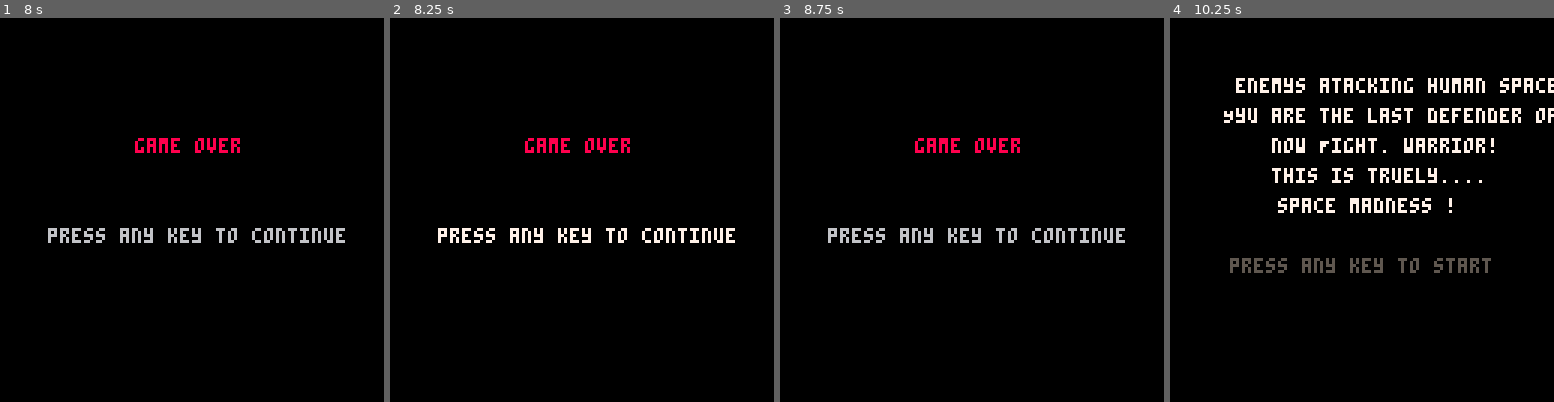
Above: before the commit, frames 1-4 (left to right).
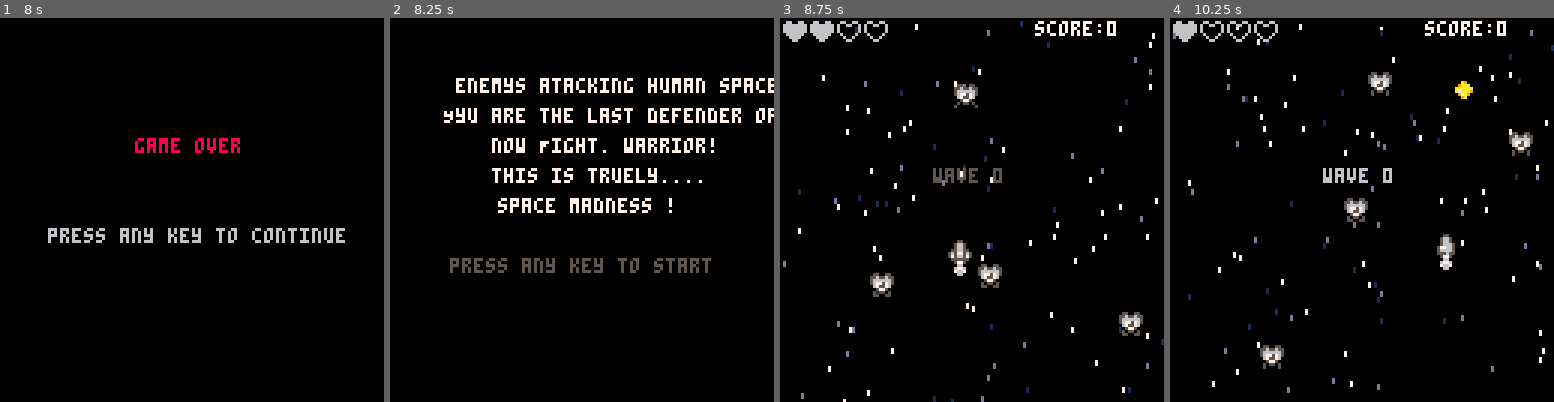
Above: after the commit, the same moments.

Repository: thorty/pico8_shmup
Game: PICO-8 cartridge myshmup2.p8
The game is run twice, just before and just after one commit, with the same random seed, the same clock (stepped at 60 frames per second) and the same inputs.
Inputs:
- Up to frame 1 (8 s): tap X (X key) at 0.33, 1.07, 1.85, 2.97, 4.08, 5.2, 6.32, 7.43 s; tap O (Z key) at 0.7, 1.7, 2.1, 2.5, 2.9, 3.3, 3.7, 4.1, 4.5, 4.9, 5.3, 5.7, 6.1, 6.5, 6.9, 7.3, 7.7 s; hold Right 1.6-2.1 s; hold Up 2.15-2.42 s; hold Right 2.47-3.03 s; hold Left 3.08-3.58 s; hold Down 3.63-3.97 s; hold Right 4.02-4.68 s; hold Up 4.73-5.03 s; hold Left 5.08-5.68 s; hold Down 5.73-6.03 s; hold Right 6.08-6.58 s; hold Right 6.63-7.13 s; hold Up 7.18-7.45 s; hold Right from 7.5 s (still down)
- Up to frame 2 (8.25 s): release Right at 8.07 s; tap O (Z key) at 8.1 s; hold Left from 8.12 s (still down)
- Up to frame 3 (8.75 s): tap O (Z key) at 8.5 s; tap X (X key) at 8.55 s; release Left at 8.62 s; hold Down from 8.67 s (still down)
- Up to frame 4 (10.25 s): tap O (Z key) every 0.4 s from 8.9 to 10.1 s; release Down at 9 s; hold Right 9.05-9.72 s; tap X (X key) at 9.67 s; hold Up 9.77-10.07 s; hold Left from 10.12 s (still down)

Frame 1 is identical in both runs. In frame 2, 7.9% of the frame differs, in the area x 12-100%, y 15-67%; in frame 3, 5.7%; in frame 4, 9.8%, in the area x 0-100%, y 0-98%.

Commit message:
cleanup and optimization

Diff:
--- a/game.lua
+++ b/game.lua
@@ -1,7 +1,6 @@
 function startgame()
 
 	t=0
-	screentime=60
 	ship={}
 	ship.sp=2
 	ship.y=70
--- a/gamescreens.lua
+++ b/gamescreens.lua
@@ -43,11 +43,15 @@
 end
 
 function update_over()
-	screentime-=1
-	if screentime <=0 then
+
+	if btn(4)==false and btn(5)==false then
+		btnreleased=true
+	end
+	if btnreleased then
 		if btnp(4) or btnp(5) then
 			startgame()
 			mode="start"
+			btnreleased=false
 		end
 	end
 end
@@ -61,11 +65,14 @@
 
 
 function update_won()
-	screentime-=1
-	if screentime <=0 then
+	if btn(4)==false and btn(5)==false then
+		btnreleased=true
+	end
+	if btnreleased then
 		if btnp(4) or btnp(5) then
 			startgame()
 			mode="start"
+			btnreleased=false
 		end
 	end
 end
@@ -73,7 +80,8 @@
 
 function draw_won()
 	cls(0)
-	print("congrats. you defeat human race!",10,40,8)
-	print("your score: "..score,15,50,8)
-	print("press any key to continue",16,70,blink())
+	print("congrats!",40,40,3)
+	print("humans are save.",25,50,5)
+	print("your score: "..score,24,70,8)
+	print("press any key to continue",16,90,blink())
 end
--- a/myshmup2.p8
+++ b/myshmup2.p8
@@ -9,10 +9,11 @@
 #include bullets.lua
 
 --todo:
---show points on gameover
---pixels when hitting enemy
---pixel explosion for asteroids
---player explodes
+-- nicer screens
+-- multiple ebemies
+-- big enemies
+-- enemie bullets
+-- music
 
 __gfx__
 00000000000550000005500000055000000000000000000000000000000000000000000006600660066006600550000000000000000000000000000000000000
